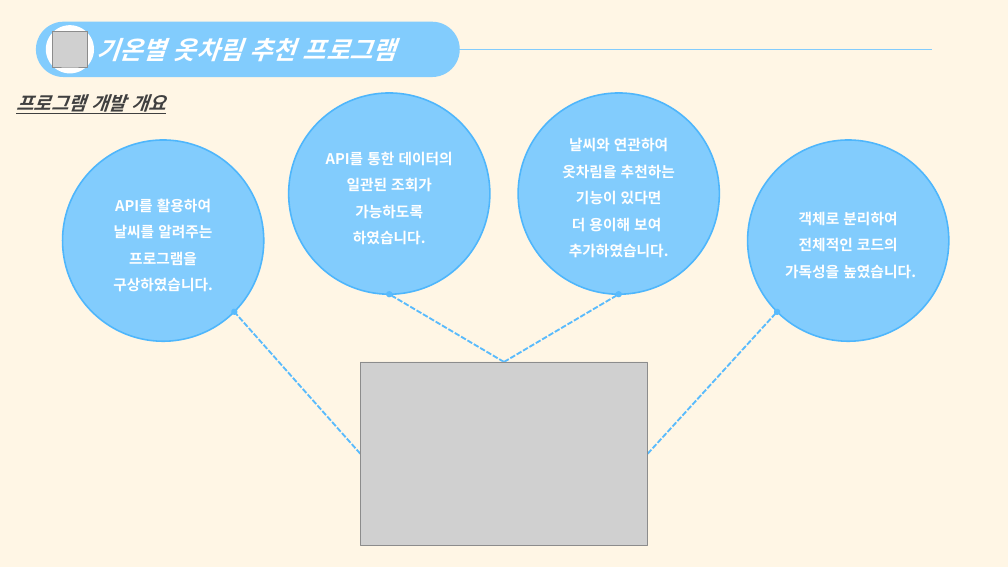
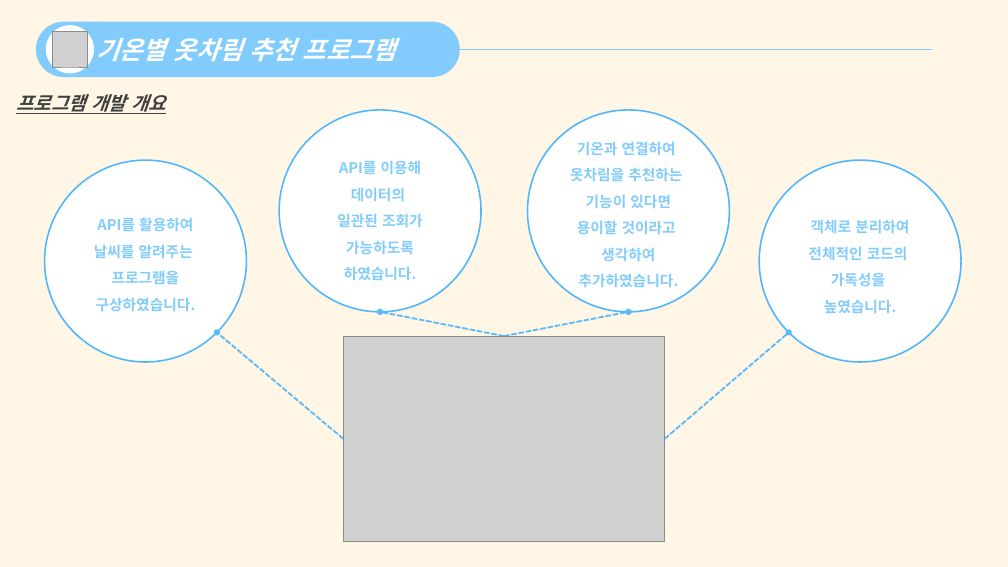
Before and after one commit to galaxy-light/201126-210604, a slide deck: slide 4 of 포트폴리오/GitHub_Hosting/다운로드 압축 파일/기온별 옷차림 추천 프로그램/기온별 옷차림 추천 프로그램 - 양화영.pptx. Drawn at 1008x567 pixels with LibreOffice and Linux fonts; fonts in the diff are those of the drawing; grey boxes stand for pictures. Boxes give left, top, right and bottom in pixels: in the first picture for what was removed or moved away, otherwise in the second. Text is boxed around its words. In the diff, an @@ line names an element or a change of style, - is before the commit and + after.

```diff
--- a/포트폴리오/GitHub_Hosting/다운로드 압축 파일/기온별 옷차림 추천 프로그램/기온별 옷차림 추천 프로그램 - 양화영.pptx
+++ b/포트폴리오/GitHub_Hosting/다운로드 압축 파일/기온별 옷차림 추천 프로그램/기온별 옷차림 추천 프로그램 - 양화영.pptx
@@ ellipse added at box(279, 110, 481, 312), fill #FFFFFF, outline #4EB6FC 1.5 pt @@
@@ ellipse: place and size @@
-ellipse at box(518, 93, 719, 294)
+ellipse at box(528, 110, 730, 312)
@@ ellipse at box(528, 110, 730, 312): fill #82CCFD to #FFFFFF @@
@@ vertical alignment middle to top; fill #82CCFD to none; outline #4EB6FC 1.5 pt to none in 3 elements at box(808, 219, 909, 313), box(94, 217, 196, 311), box(337, 160, 423, 280) @@
@@ text "API를 이용해": place and size @@
-text "API를 이용해" at box(289, 93, 490, 294)
+text "API를 이용해" at box(337, 160, 423, 280)
@@ text in ellipse at box(562, 138, 675, 257): text removed @@
-날씨와 연관하여 옷차림을 추천하는 기능이 있다면
-더 용이해 보여
-추가하였습니다.
@@ text added at box(570, 141, 682, 287), 14 pt, text #82CCFD, bold @@
+기온과 연결하여
+옷차림을 추천하는
+기능이 있다면
+용이할 것이라고
+생각하여
+추가하였습니다.
@@ ellipse added at box(45, 160, 247, 362), fill #FFFFFF, outline #4EB6FC 1.5 pt @@
@@ text at box(337, 160, 423, 254): text changed; text colour #FFFFFF to #82CCFD @@
-API를 통한 데이터의 일관된 조회가 가능하도록
+API를 이용해
+데이터의
+일관된 조회가
+가능하도록
@@ ellipse added at box(759, 160, 961, 362), fill #FFFFFF, outline #4EB6FC 1.5 pt @@
@@ text "API를 활용하여": place and size @@
-text "API를 활용하여" at box(63, 140, 264, 341)
+text "API를 활용하여" at box(94, 217, 196, 311)
@@ text "객체로 분리하여": place and size @@
-text "객체로 분리하여" at box(748, 140, 949, 341)
+text "객체로 분리하여" at box(808, 219, 909, 313)
@@ text at box(96, 217, 196, 311): text colour #FFFFFF to #82CCFD in "API를 활용하여", "구상하였습니다." @@
@@ text at box(811, 219, 909, 233): text colour #FFFFFF to #82CCFD in "객체로 분리하여" @@
@@ text at box(94, 244, 193, 284): text changed; text colour #FFFFFF to #82CCFD @@
-날씨를 알려주는 프로그램을
+날씨를 알려주는
+프로그램을
@@ text at box(344, 266, 417, 280): text colour #FFFFFF to #82CCFD in "하였습니다." @@
@@ text at box(808, 246, 908, 313): text changed; text colour #FFFFFF to #82CCFD @@
-전체적인 코드의 가독성을 높였습니다.
+전체적인 코드의
+가독성을
+높였습니다.
@@ arrow moved from (504, 362) - (389, 294) to (504, 337) - (380, 312) @@
@@ arrow moved from (504, 362) - (619, 294) to (504, 337) - (628, 312) @@
@@ arrow moved from (361, 454) - (234, 312) to (343, 439) - (217, 333) @@
@@ picture: place and size @@
-picture at box(361, 362, 648, 546)
+picture at box(343, 337, 665, 542)
@@ arrow moved from (648, 454) - (777, 312) to (665, 439) - (789, 333) @@
```
Also in this commit, not shown: 13 other files.
